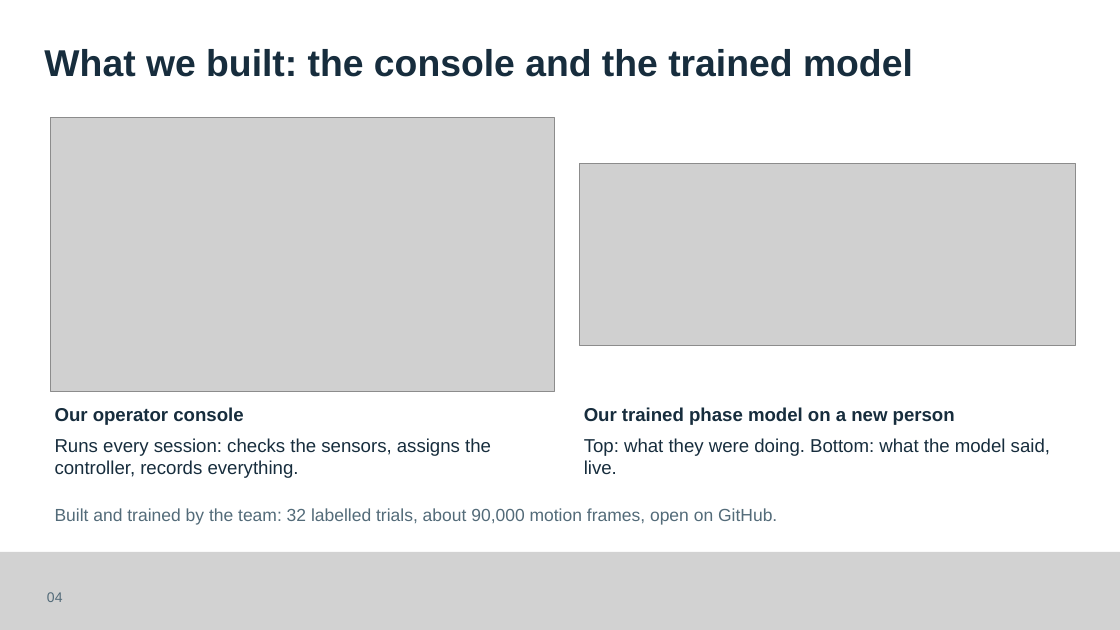
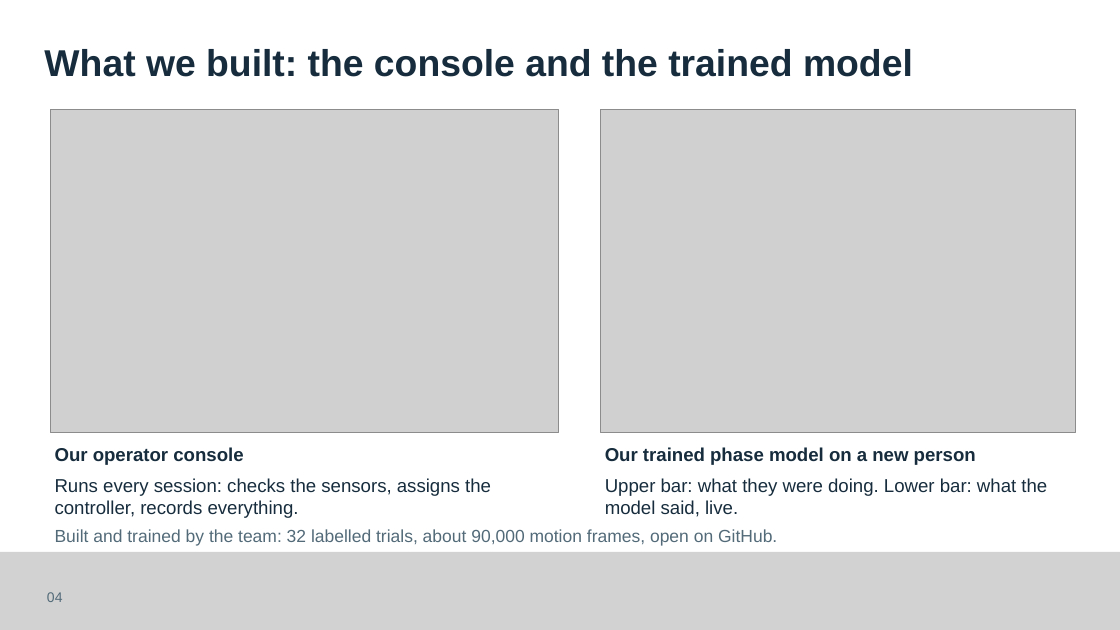
Before and after one commit to Kingwu12/adaptive-hrc-safety-system, a slide deck: slide 4 of presentation/FYP-assessment-presentation-v4.3.pptx. Drawn at 1120x630 pixels with LibreOffice and Linux fonts; fonts in the diff are those of the drawing; grey boxes stand for pictures. Boxes give left, top, right and bottom in pixels: in the first picture for what was removed or moved away, otherwise in the second. Text is boxed around its words. In the diff, an @@ line names an element or a change of style, - is before the commit and + after.

```diff
--- a/presentation/FYP-assessment-presentation-v4.3.pptx
+++ b/presentation/FYP-assessment-presentation-v4.3.pptx
@@ picture: place and size @@
-picture at box(50, 118, 555, 392)
+picture at box(50, 109, 559, 433)
@@ picture: place and size @@
-picture at box(580, 163, 1075, 346)
+picture at box(601, 109, 1075, 433)
@@ text "Our operator console": place and size @@
-text "Our operator console" at box(55, 407, 491, 478)
+text "Our operator console" at box(55, 447, 491, 518)
@@ text "Our trained phase model on ...": place and size @@
-text "Our trained phase model on ..." at box(584, 407, 1050, 474)
+text "Our trained phase model on ..." at box(605, 447, 1047, 517)
@@ text at box(605, 478, 1047, 517): text changed @@
-Top: what they were doing. Bottom: what the model said, live.
+Upper bar: what they were doing. Lower bar: what the model said, live.
@@ text "Built and trained by the ...": place and size @@
-text "Built and trained by the ..." at box(55, 508, 777, 525)
+text "Built and trained by the ..." at box(55, 529, 777, 546)
```
Also in this commit, not shown: 2 other slides changed, 5 other files.
